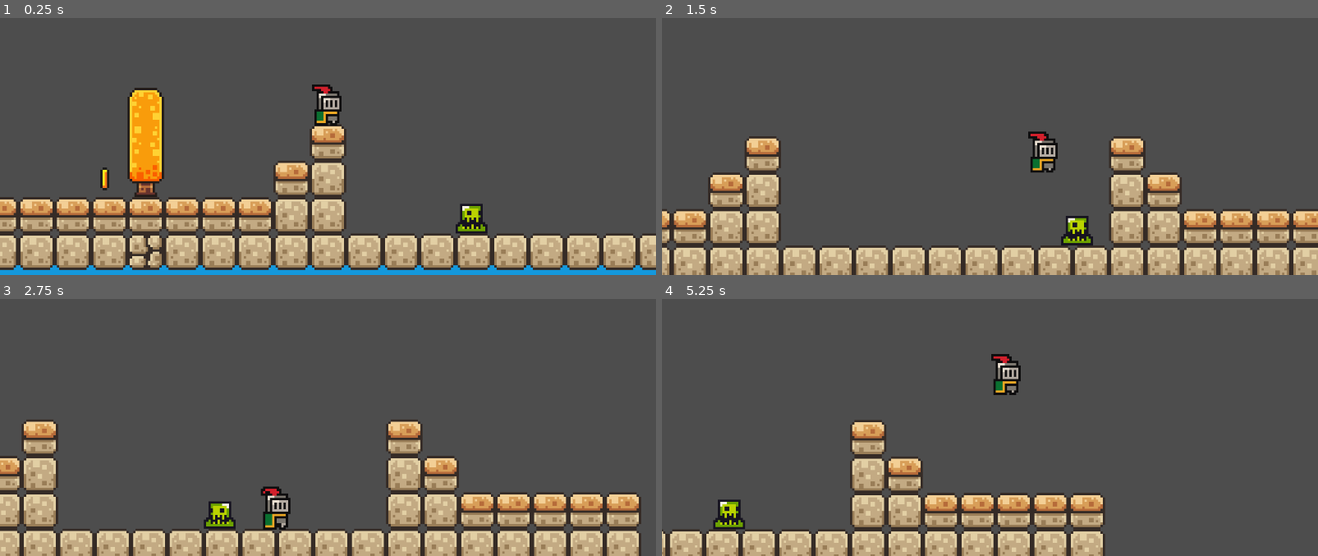
Above: before the commit, frames 1-4 (two rows, left to right).
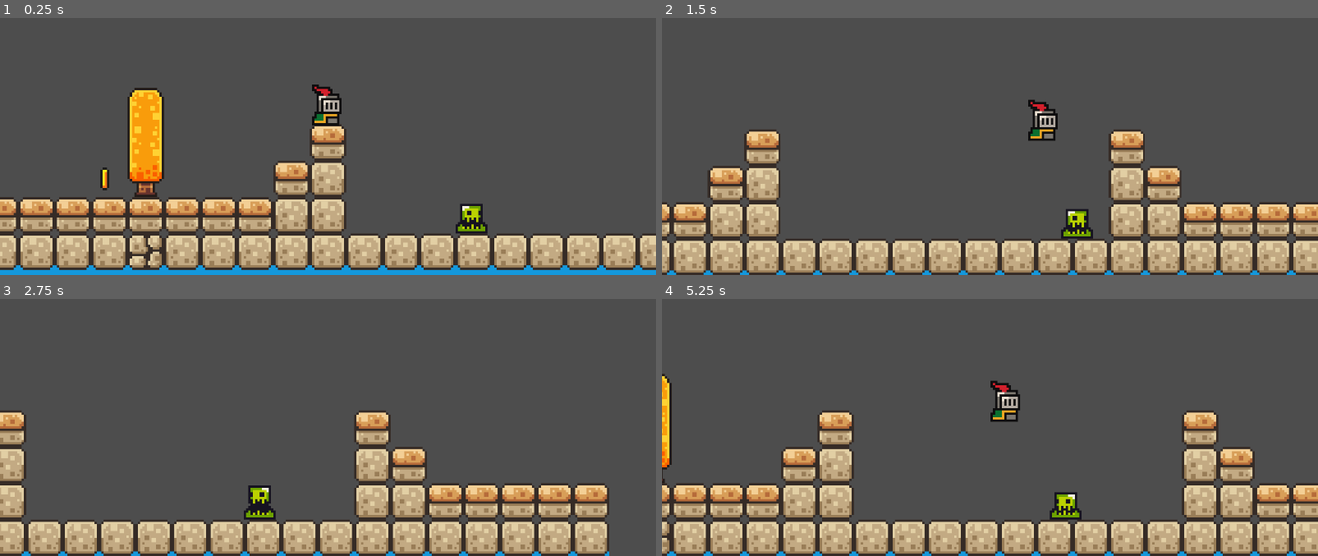
Above: after the commit, the same moments.

Repository: Davichobits/Godot-first-game
Game: Godot game, scene res://scenes/game.tscn
The game is run twice, just before and just after one commit, with the same random seed, the same clock (stepped at 60 frames per second) and the same inputs.
Inputs:
- Up to frame 1 (0.25 s): no input
- Up to frame 2 (1.5 s): tap Enter (ui_accept) at 0.5, 0.6 s; hold Right (ui_right) from 0.53 s (still down); tap Space (jump, bound only after the commit) at 0.77, 0.8, 1.07, 1.35 s
- Up to frame 3 (2.75 s): tap Space (jump, bound only after the commit) at 1.52, 1.82, 2.3 s; tap Enter (ui_accept) at 1.55, 2.1 s; release Right (ui_right) at 2.03 s; hold Left (ui_left) from 2.03 s (still down)
- Up to frame 4 (5.25 s): release Left (ui_left) at 2.78 s; hold Right (ui_right) 2.78-4.28 s; tap Enter (ui_accept) at 2.85, 4.35, 5.1 s; tap Space (jump, bound only after the commit) at 3.02, 3.32, 3.6, 3.77, 4.07, 4.52, 4.82 s; hold Left (ui_left) 4.28-5.03 s; hold Right (ui_right) from 5.03 s (still down)

The runs differ from the first frame. In frame 1, 0.3% of the frame differs, in the area x 47-53%, y 25-42%; in frame 2, 18%; in frame 3, 23%; in frame 4, 30%, in the area x 0-100%, y 21-100%.

Commit message:
Animations applied to movement

Diff:
--- a/project.godot
+++ b/project.godot
@@ -15,6 +15,26 @@
 config/features=PackedStringArray("4.2", "Forward Plus")
 config/icon="res://icon.svg"
 
+[input]
+
+jump={
+"deadzone": 0.5,
+"events": [Object(InputEventKey,"resource_local_to_scene":false,"resource_name":"","device":-1,"window_id":0,"alt_pressed":false,"shift_pressed":false,"ctrl_pressed":false,"meta_pressed":false,"pressed":false,"keycode":0,"physical_keycode":32,"key_label":0,"unicode":32,"echo":false,"script":null)
+]
+}
+move_left={
+"deadzone": 0.5,
+"events": [Object(InputEventKey,"resource_local_to_scene":false,"resource_name":"","device":-1,"window_id":0,"alt_pressed":false,"shift_pressed":false,"ctrl_pressed":false,"meta_pressed":false,"pressed":false,"keycode":0,"physical_keycode":4194319,"key_label":0,"unicode":0,"echo":false,"script":null)
+, Object(InputEventKey,"resource_local_to_scene":false,"resource_name":"","device":-1,"window_id":0,"alt_pressed":false,"shift_pressed":false,"ctrl_pressed":false,"meta_pressed":false,"pressed":false,"keycode":0,"physical_keycode":65,"key_label":0,"unicode":97,"echo":false,"script":null)
+]
+}
+move_right={
+"deadzone": 0.5,
+"events": [Object(InputEventKey,"resource_local_to_scene":false,"resource_name":"","device":-1,"window_id":0,"alt_pressed":false,"shift_pressed":false,"ctrl_pressed":false,"meta_pressed":false,"pressed":false,"keycode":0,"physical_keycode":4194321,"key_label":0,"unicode":0,"echo":false,"script":null)
+, Object(InputEventKey,"resource_local_to_scene":false,"resource_name":"","device":-1,"window_id":0,"alt_pressed":false,"shift_pressed":false,"ctrl_pressed":false,"meta_pressed":false,"pressed":false,"keycode":0,"physical_keycode":68,"key_label":0,"unicode":100,"echo":false,"script":null)
+]
+}
+
 [rendering]
 
 textures/canvas_textures/default_texture_filter=0
--- a/scenes/player.tscn
+++ b/scenes/player.tscn
@@ -19,6 +19,74 @@
 atlas = ExtResource("1_1qvu2")
 region = Rect2(96, 0, 32, 32)
 
+[sub_resource type="AtlasTexture" id="AtlasTexture_wqf1g"]
+atlas = ExtResource("1_1qvu2")
+region = Rect2(192, 96, 32, 32)
+
+[sub_resource type="AtlasTexture" id="AtlasTexture_pypxs"]
+atlas = ExtResource("1_1qvu2")
+region = Rect2(0, 64, 32, 32)
+
+[sub_resource type="AtlasTexture" id="AtlasTexture_yo6c0"]
+atlas = ExtResource("1_1qvu2")
+region = Rect2(32, 64, 32, 32)
+
+[sub_resource type="AtlasTexture" id="AtlasTexture_v1s4v"]
+atlas = ExtResource("1_1qvu2")
+region = Rect2(64, 64, 32, 32)
+
+[sub_resource type="AtlasTexture" id="AtlasTexture_knmn0"]
+atlas = ExtResource("1_1qvu2")
+region = Rect2(96, 64, 32, 32)
+
+[sub_resource type="AtlasTexture" id="AtlasTexture_tij36"]
+atlas = ExtResource("1_1qvu2")
+region = Rect2(128, 64, 32, 32)
+
+[sub_resource type="AtlasTexture" id="AtlasTexture_cch3y"]
+atlas = ExtResource("1_1qvu2")
+region = Rect2(160, 64, 32, 32)
+
+[sub_resource type="AtlasTexture" id="AtlasTexture_mjcxt"]
+atlas = ExtResource("1_1qvu2")
+region = Rect2(192, 64, 32, 32)
+
+[sub_resource type="AtlasTexture" id="AtlasTexture_83juk"]
+atlas = ExtResource("1_1qvu2")
+region = Rect2(224, 64, 32, 32)
+
+[sub_resource type="AtlasTexture" id="AtlasTexture_txaxy"]
+atlas = ExtResource("1_1qvu2")
+region = Rect2(0, 96, 32, 32)
+
+[sub_resource type="AtlasTexture" id="AtlasTexture_jhexw"]
+atlas = ExtResource("1_1qvu2")
+region = Rect2(32, 96, 32, 32)
+
+[sub_resource type="AtlasTexture" id="AtlasTexture_af4uo"]
+atlas = ExtResource("1_1qvu2")
+region = Rect2(64, 96, 32, 32)
+
+[sub_resource type="AtlasTexture" id="AtlasTexture_bdsni"]
+atlas = ExtResource("1_1qvu2")
+region = Rect2(96, 96, 32, 32)
+
+[sub_resource type="AtlasTexture" id="AtlasTexture_f6tr4"]
+atlas = ExtResource("1_1qvu2")
+region = Rect2(128, 96, 32, 32)
+
+[sub_resource type="AtlasTexture" id="AtlasTexture_vlbai"]
+atlas = ExtResource("1_1qvu2")
+region = Rect2(160, 96, 32, 32)
+
+[sub_resource type="AtlasTexture" id="AtlasTexture_akh2o"]
+atlas = ExtResource("1_1qvu2")
+region = Rect2(192, 96, 32, 32)
+
+[sub_resource type="AtlasTexture" id="AtlasTexture_31bvu"]
+atlas = ExtResource("1_1qvu2")
+region = Rect2(224, 96, 32, 32)
+
 [sub_resource type="SpriteFrames" id="SpriteFrames_fh1q0"]
 animations = [{
 "frames": [{
@@ -37,6 +105,67 @@
 "loop": true,
 "name": &"idle",
 "speed": 10.0
+}, {
+"frames": [{
+"duration": 1.0,
+"texture": SubResource("AtlasTexture_wqf1g")
+}],
+"loop": true,
+"name": &"jumping",
+"speed": 5.0
+}, {
+"frames": [{
+"duration": 1.0,
+"texture": SubResource("AtlasTexture_pypxs")
+}, {
+"duration": 1.0,
+"texture": SubResource("AtlasTexture_yo6c0")
+}, {
+"duration": 1.0,
+"texture": SubResource("AtlasTexture_v1s4v")
+}, {
+"duration": 1.0,
+"texture": SubResource("AtlasTexture_knmn0")
+}, {
+"duration": 1.0,
+"texture": SubResource("AtlasTexture_tij36")
+}, {
+"duration": 1.0,
+"texture": SubResource("AtlasTexture_cch3y")
+}, {
+"duration": 1.0,
+"texture": SubResource("AtlasTexture_mjcxt")
+}, {
+"duration": 1.0,
+"texture": SubResource("AtlasTexture_83juk")
+}, {
+"duration": 1.0,
+"texture": SubResource("AtlasTexture_txaxy")
+}, {
+"duration": 1.0,
+"texture": SubResource("AtlasTexture_jhexw")
+}, {
+"duration": 1.0,
+"texture": SubResource("AtlasTexture_af4uo")
+}, {
+"duration": 1.0,
+"texture": SubResource("AtlasTexture_bdsni")
+}, {
+"duration": 1.0,
+"texture": SubResource("AtlasTexture_f6tr4")
+}, {
+"duration": 1.0,
+"texture": SubResource("AtlasTexture_vlbai")
+}, {
+"duration": 1.0,
+"texture": SubResource("AtlasTexture_akh2o")
+}, {
+"duration": 1.0,
+"texture": SubResource("AtlasTexture_31bvu")
+}],
+"loop": true,
+"name": &"run",
+"speed": 10.0
 }]
 
 [sub_resource type="CircleShape2D" id="CircleShape2D_yu5k4"]
@@ -49,9 +178,8 @@
 [node name="AnimatedSprite2D" type="AnimatedSprite2D" parent="."]
 position = Vector2(0, -12)
 sprite_frames = SubResource("SpriteFrames_fh1q0")
-animation = &"idle"
+animation = &"run"
 autoplay = "idle"
-frame_progress = 0.78811
 
 [node name="CollisionShape2D" type="CollisionShape2D" parent="."]
 position = Vector2(0, -6)
--- a/scripts/player.gd
+++ b/scripts/player.gd
@@ -7,6 +7,7 @@
 # Get the gravity from the project settings to be synced with RigidBody nodes.
 var gravity = ProjectSettings.get_setting("physics/2d/default_gravity")
 
+@onready var animated_sprite = $AnimatedSprite2D
 
 func _physics_process(delta):
 	# Add the gravity.
@@ -14,12 +15,29 @@
 		velocity.y += gravity * delta
 
 	# Handle jump.
-	if Input.is_action_just_pressed("ui_accept") and is_on_floor():
+	if Input.is_action_just_pressed("jump") and is_on_floor():
 		velocity.y = JUMP_VELOCITY
 
-	# Get the input direction and handle the movement/deceleration.
-	# As good practice, you should replace UI actions with custom gameplay actions.
-	var direction = Input.get_axis("ui_left", "ui_right")
+
+	# Get the input direction: -1, 0, 1
+	var direction = Input.get_axis("move_left", "move_right")
+
+	# Flip the sprite
+	if direction > 0:
+		animated_sprite.flip_h = false
+	elif direction < 0:
+		animated_sprite.flip_h = true
+
+	# Play animations
+	if is_on_floor():
+		if direction == 0:
+			animated_sprite.play('idle')
+		else:
+			animated_sprite.play("run")
+	else:
+		animated_sprite.play("jumping")
+
+	# Apply movement
 	if direction:
 		velocity.x = direction * SPEED
 	else:
Not shown: 1 places in scenes/player.tscn that only renumber resources
